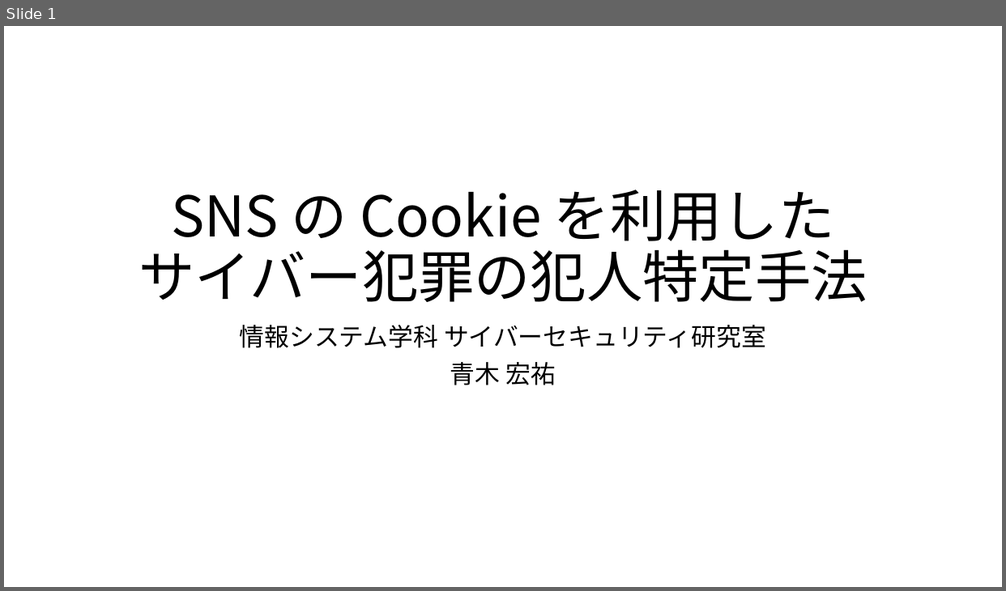
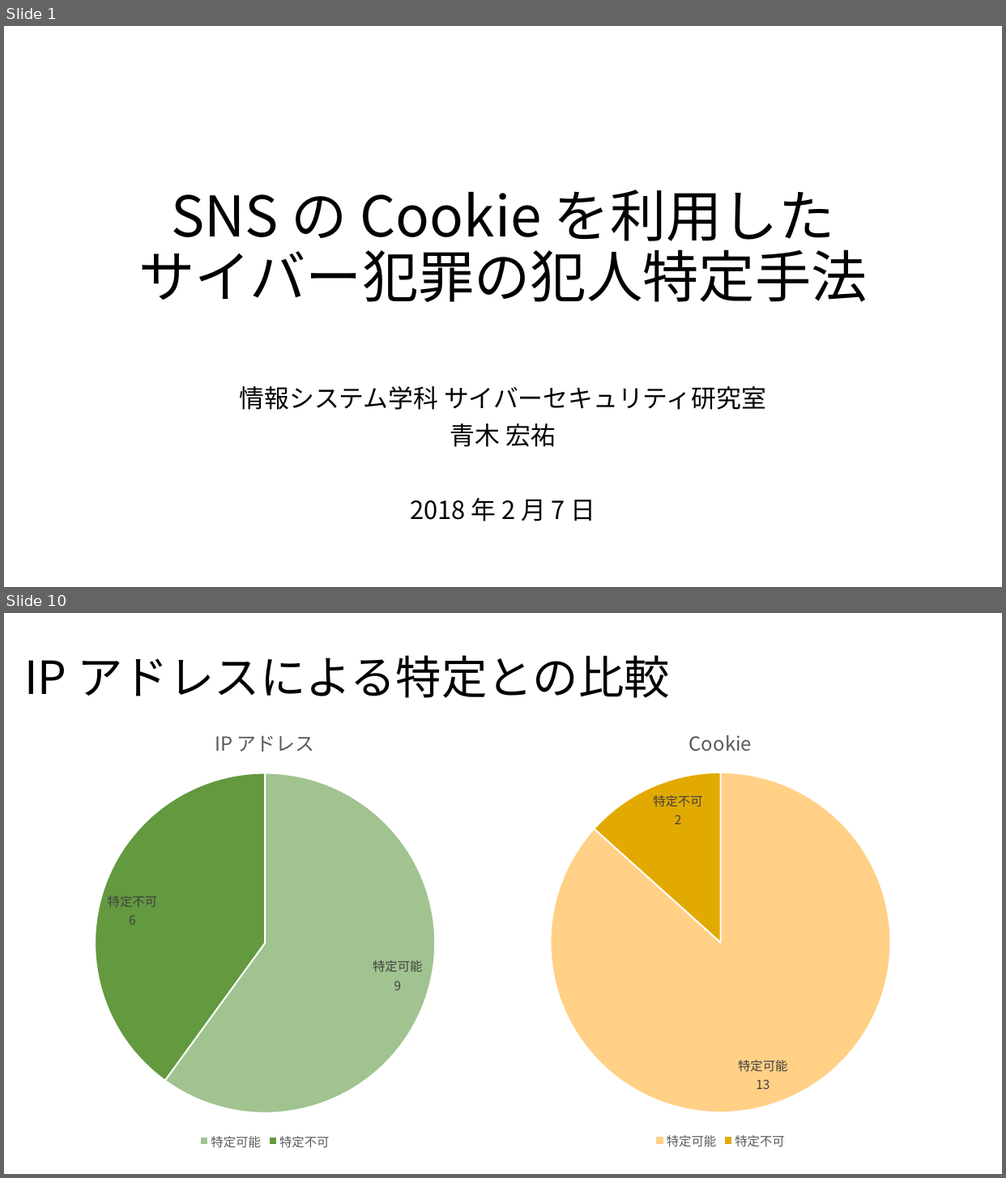
Before and after one commit to noraworld/graduation-thesis, a slide deck: presentation_slides.pptx. Shown one above the other, each under a label of ours: slide 1 before the commit, slides 1 and 10 after it; the slides between them are not shown. The pictures are 1006x591 and 1006x1178 pixels, drawn with LibreOffice and Linux fonts; fonts in the diff are those of the drawing. Boxes give left, top, right and bottom in pixels: in the first picture for what was removed or moved away, otherwise in the second. Text is boxed around its words. In the diff, an @@ line names an element or a change of style, - is before the commit and + after.

```diff
--- a/presentation_slides.pptx
+++ b/presentation_slides.pptx
@@ slide 10 added at (4,613,1002,1174), background #FFFFFF @@
@@ title added at (24,655,670,698), 44 pt, text #000000 @@
+IP アドレスによる特定との比較
@@ pie chart added at (388,709,1002,1153) @@
+title "Cookie"
+categories: 特定可能, 特定不可
+Cookie: 13, 2
@@ pie chart added at (4,710,598,1154) @@
+title "IP アドレス"
+categories: 特定可能, 特定不可
+IP アドレス: 9, 6
@@ slide 1 changed as well @@
@@ subtitle "情報システム学科 サイバーセキュリティ研究室": place and size @@
-subtitle "情報システム学科 サイバーセキュリティ研究室" at (240,325,766,386)
+subtitle "情報システム学科 サイバーセキュリティ研究室" at (240,386,766,522)
@@ subtitle at (410,498,596,522): paragraph added @@
+2018 年 2 月 7 日
```
Also in this commit, not shown: 8 other slides added, 2 other files.
